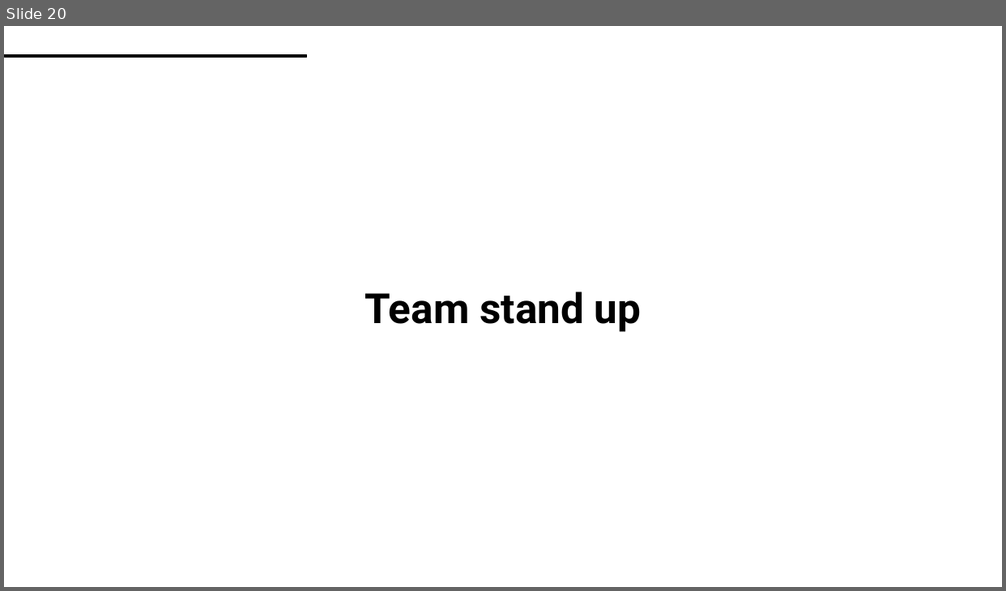
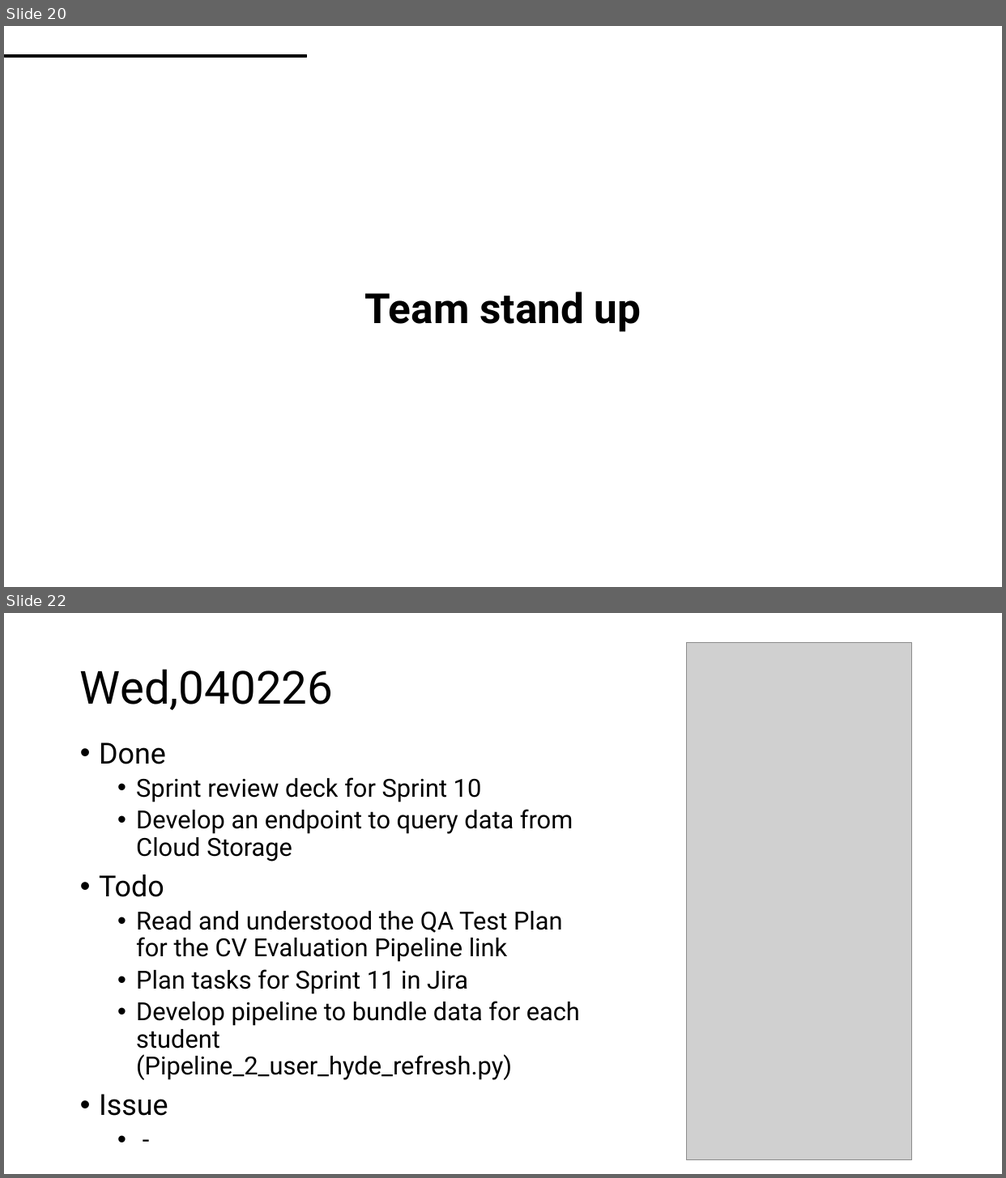
Before and after one commit to TunKedsaro/Hyde, a slide deck: logs/Ghostdeck.pptx. Shown one above the other, each under a label of ours: slide 20 before the commit, slides 20 and 22 after it; the slides between them are not shown. The pictures are 1006x591 and 1006x1178 pixels, drawn with LibreOffice and Linux fonts; fonts in the diff are those of the drawing; grey boxes stand for pictures. Boxes give left, top, right and bottom in pixels: in the first picture for what was removed or moved away, otherwise in the second. Text is boxed around its words. In the diff, an @@ line names an element or a change of style, - is before the commit and + after.

```diff
--- a/logs/Ghostdeck.pptx
+++ b/logs/Ghostdeck.pptx
@@ slide 22 added at bbox=[4, 613, 1002, 1174], background #FFFFFF @@
@@ picture added at bbox=[687, 643, 913, 1161] @@
@@ title added at bbox=[80, 669, 333, 710], 44 pt, text #000000 @@
+Wed,040226
@@ text added at bbox=[99, 743, 580, 1116], 24 pt, text #000000 @@
+• Done
+  • Sprint review deck for Sprint 10
+  • Develop an endpoint to query data from Cloud Storage
+• Todo
+  • Read and understood the QA Test Plan for the CV Evaluation Pipeline link
+  • Plan tasks for Sprint 11 in Jira
+  • Develop pipeline to bundle data for each student (Pipeline_2_user_hyde_refresh.py)
+• Issue
+  • -
```
Also in this commit, not shown: 1 slide changed, 5 other slides added, 5 other files.
